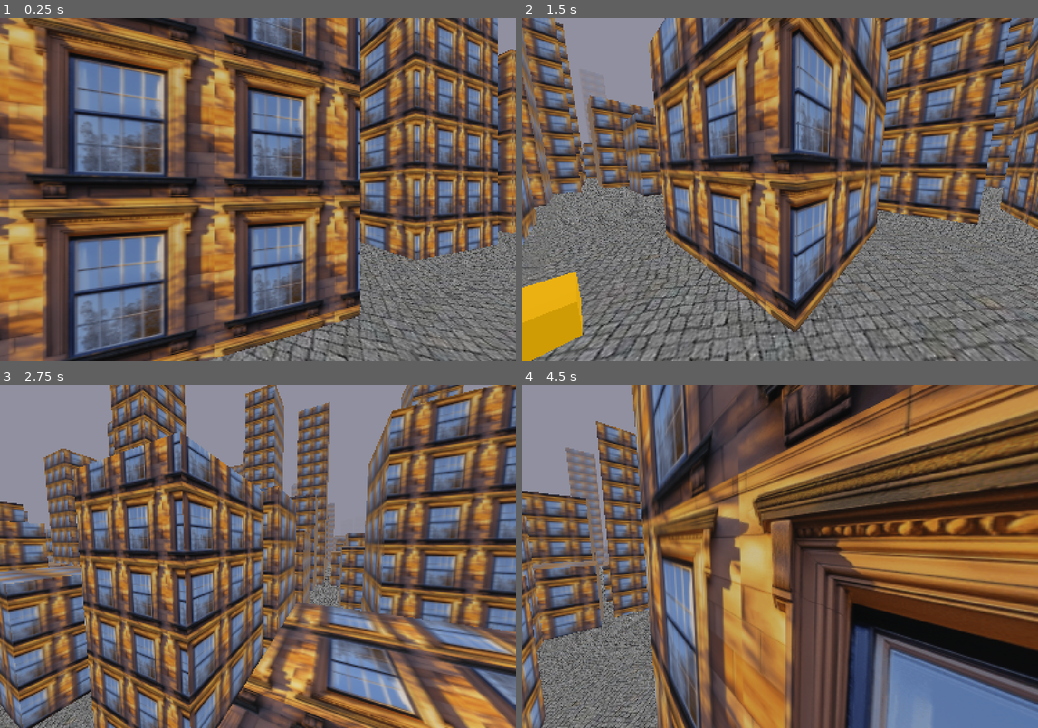
Above: before the commit, frames 1-4 (two rows, left to right).
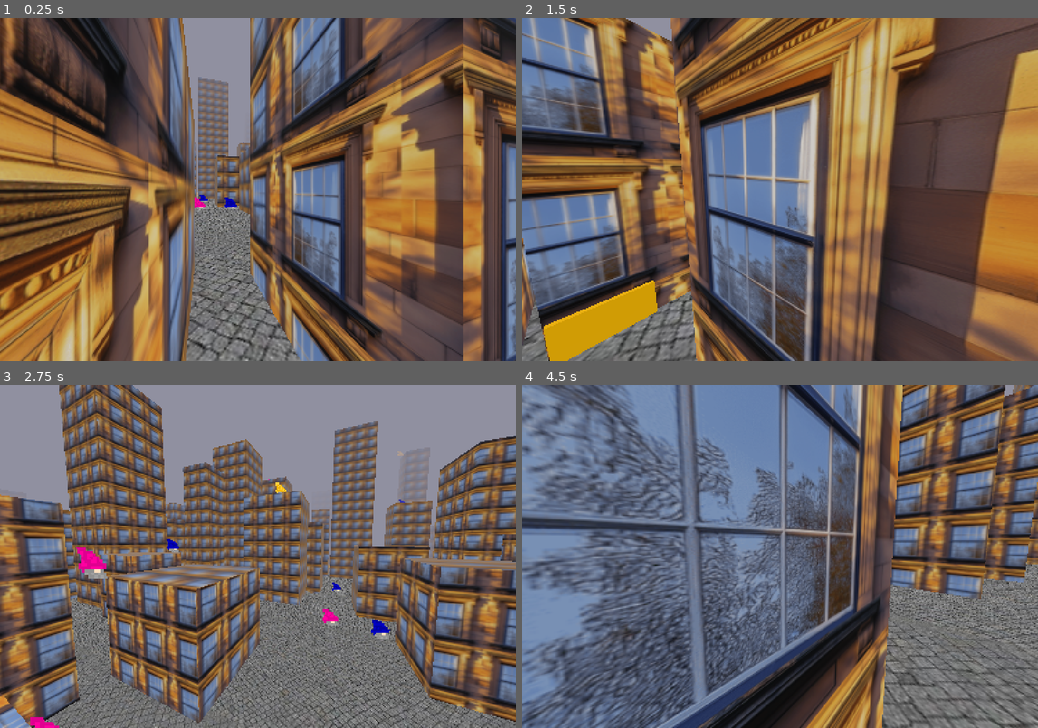
Above: after the commit, the same moments.

Repository: RoquefortCheese/gnomes-on-the-streets-of-london
Game: Godot game, scene res://main.tscn
The game is run twice, just before and just after one commit, with the same random seed, the same clock (stepped at 60 frames per second) and the same inputs.
Inputs (mouse positions are in pixels of both pictures, inside the frame that each line leads up to):
- Up to frame 1 (0.25 s): no input
- Up to frame 2 (1.5 s): tap Enter at 0.5 s; move the mouse to (893, 172) at 0.52 s; hold Right (right) 0.53-1.28 s; tap Space (jump) at 0.6, 0.77, 1.07 s; click (893, 172) at 0.67 s; move the mouse to (754, 189) at 1.27 s; hold Up (forward) from 1.28 s (still down); click (754, 189) at 1.35 s
- Up to frame 3 (2.75 s): keep holding Up (forward); tap Space (jump) at 1.52, 1.55, 1.82, 2.3 s; move the mouse to (268, 549) at 2.02 s; tap Alt at 2.1 s
- Up to frame 4 (4.5 s): keep holding Up (forward); move the mouse to (774, 563) at 2.77 s; tap Shift at 2.85 s; tap Space (jump) at 3.02, 3.05, 3.32, 3.6, 3.77, 4.07 s; move the mouse to (816, 559) at 3.52 s; move the mouse to (738, 553) at 4.27 s; click (738, 553) at 4.35 s

The runs differ from the first frame. In frame 1, 90% of the frame differs, in the area x 0-100%, y 0-100%; in frame 2, 88%; in frame 3, 80%; in frame 4, 92%.

Commit message:
gnomes have invaded london as a result of poor immigration enforcement policy

Diff:
--- a/chunk.gd
+++ b/chunk.gd
@@ -1,11 +1,23 @@
 extends Node3D
 class_name Chunk
 
+var gnomescene: PackedScene = load("res://gnome.tscn")
+
 func create(tile: Vector2):
-	position = Vector3(tile.x + World.chunksize / 2., 0, tile.y + World.chunksize / 2.)
+	position = Util.posheight(tile + Vector2.ONE * World.chunksize / 2.)
 	$Building.mesh = $Building.mesh.duplicate(true)
-	$Building.mesh.size.y = 2 ** randf_range(2, 5) * 2
+	var height = 2 ** randf_range(2, 5)
+	var width = randi_range(4, 7)
+	$Building.mesh.size = Util.posheight(Vector2.ONE * width, height * 2)
 	$Building.mesh.material.uv1_scale = Vector3.ONE * 2 ** randf_range(-1.25, -0.75)
-	$Building.mesh.material.uv1_offset = Vector3(randf(), randf(), randf()) * 256
-	$Building.position = Vector3(randf(), 0, randf()) * 4
-	$Building.create_trimesh_collision()
+	$Building.mesh.material.uv1_offset = Util.randv3(256)
+	$Building.position = Util.posheight(Util.randdisp(3))
+	$Building.create_convex_collision()
+	for i in 1:
+		var gnome = gnomescene.instantiate()
+		gnome.create()
+		$Gnomes.add_child(gnome)
+		gnome.position = Util.posheight(Util.randdisp(World.chunksize / 2.), 256)
+		gnome.velocity.y = -512
+		while not gnome.is_on_floor():
+			gnome.move_and_slide()
--- a/chunk.tscn
+++ b/chunk.tscn
@@ -9,7 +9,7 @@
 
 [sub_resource type="PlaneMesh" id="PlaneMesh_bae8c"]
 material = SubResource("StandardMaterial3D_guk6m")
-size = Vector2(8, 8)
+size = Vector2(10, 10)
 
 [sub_resource type="StandardMaterial3D" id="StandardMaterial3D_a0kup"]
 albedo_texture = ExtResource("3_a0kup")
@@ -27,3 +27,5 @@
 
 [node name="Building" type="MeshInstance3D" parent="." unique_id=1806179556]
 mesh = SubResource("BoxMesh_eat54")
+
+[node name="Gnomes" type="Node3D" parent="." unique_id=1158427577]
--- /dev/null
+++ b/gnome.gd
@@ -0,0 +1,15 @@
+extends CharacterBody3D
+class_name Gnome
+enum Type {BLUE, MAGE, GOLD}
+
+var type: Type
+
+func create():
+	type = Type.BLUE
+	if Util.coinflip():
+		type = Type.MAGE
+		if Util.coinflip():
+			type = Type.GOLD
+	$AnimatedSprite3D.animation = StringName("idling-" + Util.antidict(Type)[type].to_lower())
+	$AnimatedSprite3D.set_frame_and_progress(randi(), randf())
+	$AnimatedSprite3D.play()
--- /dev/null
+++ b/gnome.tscn
@@ -0,0 +1,85 @@
+[gd_scene format=3 uid="uid://hex27reenrua"]
+
+[ext_resource type="Texture2D" uid="uid://di6wljvhsuvts" path="res://gnome.png" id="1_cna81"]
+[ext_resource type="Script" uid="uid://bmrg6ce48bqhe" path="res://gnome.gd" id="1_qe4o5"]
+[ext_resource type="Texture2D" uid="uid://badgad6y36amg" path="res://goldgnome.png" id="3_dt2vp"]
+[ext_resource type="Texture2D" uid="uid://d3tewxpqx724u" path="res://raregnome.png" id="4_4jxkh"]
+
+[sub_resource type="CylinderShape3D" id="CylinderShape3D_cna81"]
+height = 1.0
+
+[sub_resource type="AtlasTexture" id="AtlasTexture_cna81"]
+atlas = ExtResource("1_cna81")
+region = Rect2(0, 0, 10, 10)
+
+[sub_resource type="AtlasTexture" id="AtlasTexture_qe4o5"]
+atlas = ExtResource("1_cna81")
+region = Rect2(0, 10, 10, 10)
+
+[sub_resource type="AtlasTexture" id="AtlasTexture_1yl2l"]
+atlas = ExtResource("3_dt2vp")
+region = Rect2(0, 0, 10, 10)
+
+[sub_resource type="AtlasTexture" id="AtlasTexture_wiii2"]
+atlas = ExtResource("3_dt2vp")
+region = Rect2(0, 10, 10, 10)
+
+[sub_resource type="AtlasTexture" id="AtlasTexture_t5a4p"]
+atlas = ExtResource("4_4jxkh")
+region = Rect2(0, 0, 10, 10)
+
+[sub_resource type="AtlasTexture" id="AtlasTexture_vh54l"]
+atlas = ExtResource("4_4jxkh")
+region = Rect2(0, 10, 10, 10)
+
+[sub_resource type="SpriteFrames" id="SpriteFrames_bae8c"]
+animations = [{
+"frames": [{
+"duration": 1.0,
+"texture": SubResource("AtlasTexture_cna81")
+}, {
+"duration": 1.0,
+"texture": SubResource("AtlasTexture_qe4o5")
+}],
+"loop": 1,
+"name": &"idling-blue",
+"speed": 3.0
+}, {
+"frames": [{
+"duration": 1.0,
+"texture": SubResource("AtlasTexture_1yl2l")
+}, {
+"duration": 1.0,
+"texture": SubResource("AtlasTexture_wiii2")
+}],
+"loop": 1,
+"name": &"idling-gold",
+"speed": 3.0
+}, {
+"frames": [{
+"duration": 1.0,
+"texture": SubResource("AtlasTexture_t5a4p")
+}, {
+"duration": 1.0,
+"texture": SubResource("AtlasTexture_vh54l")
+}],
+"loop": 1,
+"name": &"idling-mage",
+"speed": 3.0
+}]
+
+[node name="Gnome" type="CharacterBody3D" unique_id=1981186331]
+script = ExtResource("1_qe4o5")
+
+[node name="CollisionShape3D" type="CollisionShape3D" parent="." unique_id=1007066966]
+transform = Transform3D(1, 0, 0, 0, 1, 0, 0, 0, 1, 0, 0.5, 0)
+shape = SubResource("CylinderShape3D_cna81")
+
+[node name="AnimatedSprite3D" type="AnimatedSprite3D" parent="." unique_id=50202678]
+transform = Transform3D(1, 0, 0, 0, 1, 0, 0, 0, 1, 0, 0.75, 0)
+pixel_size = 0.15
+billboard = 2
+alpha_cut = 1
+texture_filter = 2
+sprite_frames = SubResource("SpriteFrames_bae8c")
+animation = &"idling-blue"
--- a/player.gd
+++ b/player.gd
@@ -4,8 +4,8 @@
 # thank you past me
 
 const sensitivity = -0.005
-const speed = 8
-const gravity = 16
+const speed = 6
+const gravity = 20
 const jumpspeed = 16
 const coyotetime = 0.25
 
@@ -39,7 +39,7 @@
 				velocity.y = jumpspeed
 				justjumped = true
 			else:
-				velocity.y = -64
+				velocity.y = -32
 
 func pancamera(delta: float):
 	for axis in 2:
--- a/player.tscn
+++ b/player.tscn
@@ -2,16 +2,16 @@
 
 [ext_resource type="Script" uid="uid://ddypv3kbejjhv" path="res://player.gd" id="1_4flbx"]
 
-[sub_resource type="CapsuleShape3D" id="CapsuleShape3D_guk6m"]
-radius = 0.4
+[sub_resource type="CylinderShape3D" id="CylinderShape3D_5roi7"]
 height = 2.5
+radius = 0.2
 
 [node name="Player" type="CharacterBody3D" unique_id=1941265744]
 script = ExtResource("1_4flbx")
 
 [node name="CollisionShape3D" type="CollisionShape3D" parent="." unique_id=1654640515]
 transform = Transform3D(1, 0, 0, 0, 1, 0, 0, 0, 1, 0, 1.25, 0)
-shape = SubResource("CapsuleShape3D_guk6m")
+shape = SubResource("CylinderShape3D_5roi7")
 
 [node name="Camera3D" type="Camera3D" parent="." unique_id=2015570069]
 transform = Transform3D(1, 0, 0, 0, 1, 0, 0, 0, 1, 0, 2.25, 0)
--- a/project.godot
+++ b/project.godot
@@ -10,7 +10,7 @@
 
 [application]
 
-config/name="gnomes on the streets of london two"
+config/name="gnomes on the streets of london"
 run/main_scene="uid://uqg3iyek6cme"
 config/features=PackedStringArray("4.7", "GL Compatibility")
 config/icon="res://icon.svg"
--- /dev/null
+++ b/util.gd
@@ -0,0 +1,25 @@
+class_name Util
+
+static func posheight(pos: Vector2 = Vector2.ZERO, height: float = 0):
+	return Vector3(pos.x, height, pos.y)
+
+static func coord(point: Vector3):
+	return Vector2(point.x, point.z)
+
+static func randv3(scale: float = 1):
+	return Vector3(randf(), randf(), randf()) * scale
+
+static func randv2(scale: float = 1):
+	return Vector2(randf(), randf()) * scale
+
+static func randdisp(scale: float = 1):
+	return Vector2(randf_range(-1, 1), randf_range(-1, 1)) * scale
+
+static func coinflip():
+	return randf() < 0.5
+
+static func antidict(dict: Dictionary):
+	var newdict = {}
+	for key in dict:
+		newdict[dict[key]] = key
+	return newdict
--- a/world.gd
+++ b/world.gd
@@ -1,10 +1,10 @@
 extends Node
 class_name World
 
-const chunksize = 8
-const radius = 14
+const chunksize = 10
+const radius = 8
 var chunks: Dictionary[Vector2, Chunk]
-@export var chunkscene: PackedScene
+var chunkscene: PackedScene = load("res://chunk.tscn")
 
 func _process(delta: float):
 	genchunks()
@@ -16,6 +16,6 @@
 			var tile = Vector2(x, y) + playerchunk
 			if tile not in chunks:
 				var chunk = chunkscene.instantiate()
+				$Chunks.add_child(chunk)
 				chunk.create(tile)
-				$Chunks.add_child(chunk)
 				chunks[tile] = chunk
--- a/world.tscn
+++ b/world.tscn
@@ -17,7 +17,7 @@
 fog_density = 1.0
 fog_depth_curve = 8.0
 fog_depth_begin = 0.0
-fog_depth_end = 96.0
+fog_depth_end = 64.0
 
 [sub_resource type="StandardMaterial3D" id="StandardMaterial3D_guk6m"]
 albedo_color = Color(1, 0.7529412, 0, 1)
Not shown, added: gnome.gd.uid
Binary file added: gnome.gif
Binary file added: gnome.png
Not shown, added: gnome.png.import
Binary file added: goldgnome.png
Not shown, added: goldgnome.png.import
Binary file added: raregnome.png
Not shown, added: raregnome.png.import
Not shown, added: util.gd.uid
